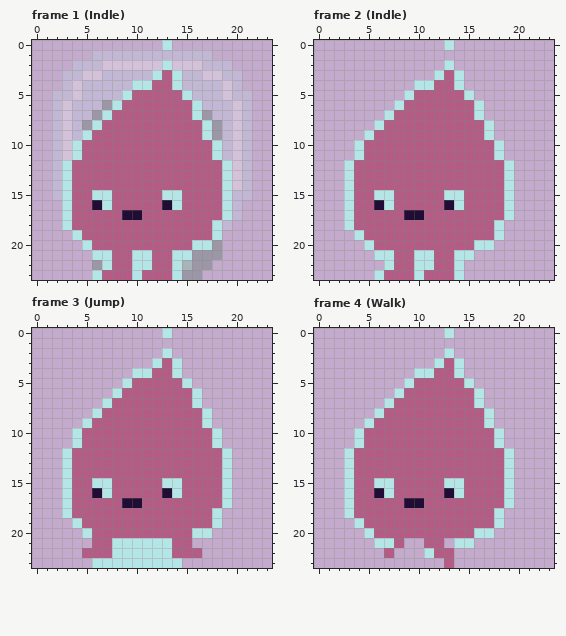
One commit to this pixel-art file: assets/player/player.aseprite. Above is the file before it was changed.
24x24 pixels, 5 frames. Shown: frame 1 (Indle), frame 2 (Indle), frame 3 (Jump), frame 4 (Walk). The commit also changed other frames, which this record leaves out.
After the commit:
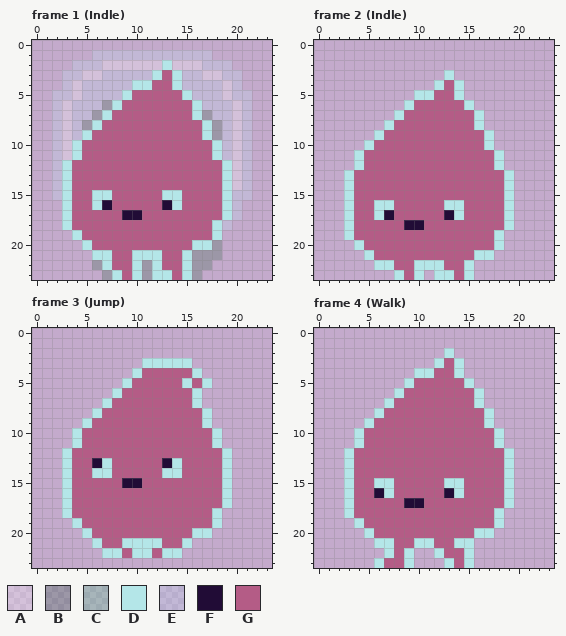
Palette (. is transparent): A #ffffff46  B #34654746  C #5ad28c46  D #b4e6e8  E #bedef146  F #210c36  G #b45c86
Change:
Frame 1 (Indle), layer "Layer 1":
The author changed colour D to colour B in row 22 at x 11.
The author changed colour G to colour B in row 23 at x 7 and 11.
The author changed colour B to colour D in row 23 at x 15.
The author changed colour C to colour D in row 22 at x 15.
The author changed colour F to colour D in row 16 at x 6.
The author changed colour G to colour D in rows 21 to 22 at x 12; in row 23 at x 8 and 12 to 13.
The author changed colour D to colour F in row 16 at x 7.
The author changed colour D to colour G in rows 21 to 23 at x 14.
The edit erases colour D in row 0 at x 13; in row 23 at x 6.
Frame 2 (Indle), layer "Layer 1":
Colour D now appears in row 18 at x 19; in row 19 at x 3; in row 20 at x 4 and 18; in row 21 at x 5 and 16 to 17; in row 22 at x 6 and 15; in row 23 at x 15.
The author changed colour F to colour D in row 16 at x 6 and 13.
The author changed colour G to colour D in row 3 at x 13; in row 4 at x 12; in row 5 at x 10 to 11 and 14; in row 6 at x 9 and 15; in row 7 at x 8; in row 8 at x 7 and 16.
The author changed colour G to colour D in row 9 at x 6; in row 10 at x 5 and 17; in row 12 at x 4 and 18; in row 17 at x 6 and 14; in row 22 at x 12; in row 23 at x 8 and 12 to 13.
The author changed colour G to colour F in row 17 at x 7 and 13; in row 18 at x 9 to 10.
The author changed colour D to colour G in row 15 at x 6 to 7 and 13 to 14; in row 18 at x 18; in row 19 at x 4; in row 20 at x 5 and 16 to 17; in row 21 at x 6 to 7, 10 to 11 and 14 to 15; in rows 22 to 23 at x 14.
The author changed colour F to colour G in row 17 at x 9 to 10.
The edit erases colour D in row 0 at x 13; in row 2 at x 13; in row 3 at x 12 and 14; in row 4 at x 10 to 11; in row 5 at x 9 and 15; in row 6 at x 8 and 16.
The edit erases colour D in row 7 at x 7; in row 8 at x 6 and 17; in row 9 at x 5; in row 10 at x 4 and 18; in row 12 at x 3 and 19; in row 23 at x 6.
The edit erases colour G in row 23 at x 7 and 11.
Frame 3 (Jump), layer "Layer 1":
Colour D now appears in row 3 at x 11 and 15; in row 4 at x 16; in row 5 at x 17.
The author changed colour G to colour D in row 3 at x 13; in row 13 at x 7 and 14; in row 14 at x 6 to 7 and 13 to 14; in row 21 at x 6 and 15; in row 22 at x 7 and 14.
The author changed colour G to colour F in row 13 at x 6 and 13; in row 15 at x 9 to 10.
Colour G now appears in row 4 at x 15; in row 5 at x 16.
The author changed colour D to colour G in row 4 at x 11 and 14; in row 15 at x 6 to 7 and 13 to 14; in row 16 at x 7 and 14; in row 21 at x 8 and 13; in row 22 at x 9 and 12.
The author changed colour F to colour G in row 16 at x 6 and 13; in row 17 at x 9 to 10.
The edit erases colour D in row 0 at x 13; in row 2 at x 13; in row 23 at x 6 to 14.
The edit erases colour G in row 22 at x 5 to 6 and 15 to 16.
Frame 4 (Walk), layer "Layer 1":
Colour D now appears in row 21 at x 10; in row 22 at x 9 and 15; in row 23 at x 6, 9 and 15.
The author changed colour G to colour D in row 21 at x 11; in row 22 at x 7 and 12; in row 23 at x 13.
Colour G now appears in row 21 at x 9 and 13; in row 22 at x 8 and 14; in row 23 at x 7 to 8 and 14.
The edit erases colour D in row 0 at x 13; in row 22 at x 11.
